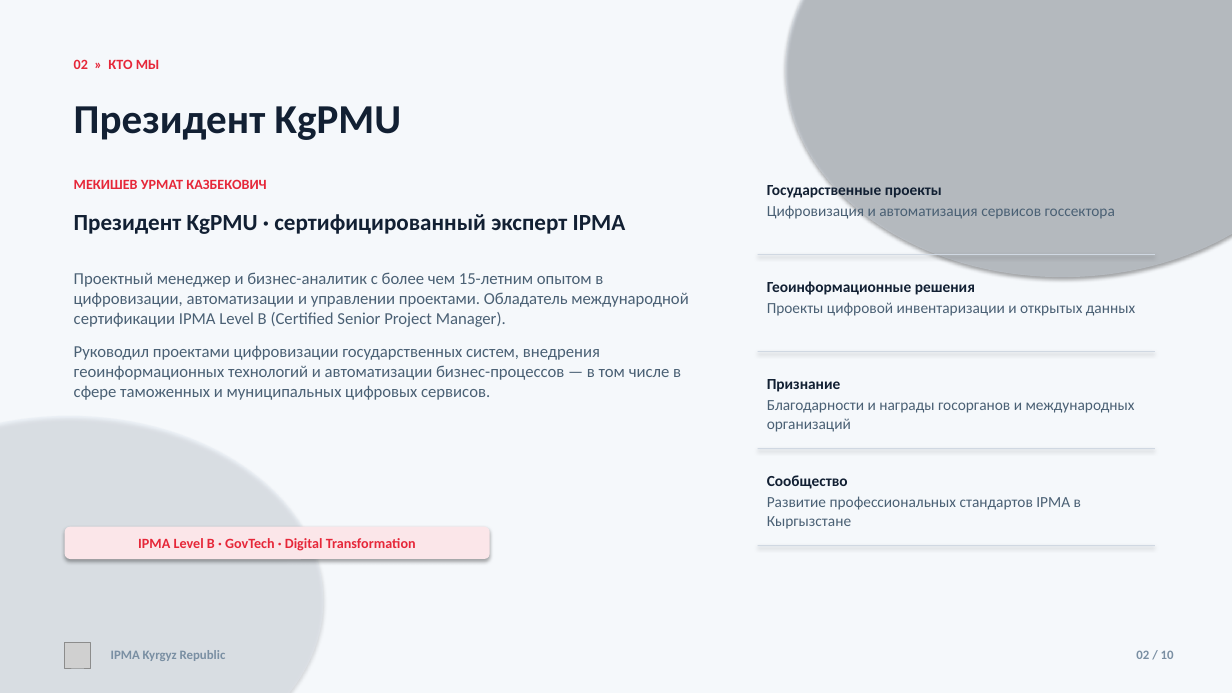
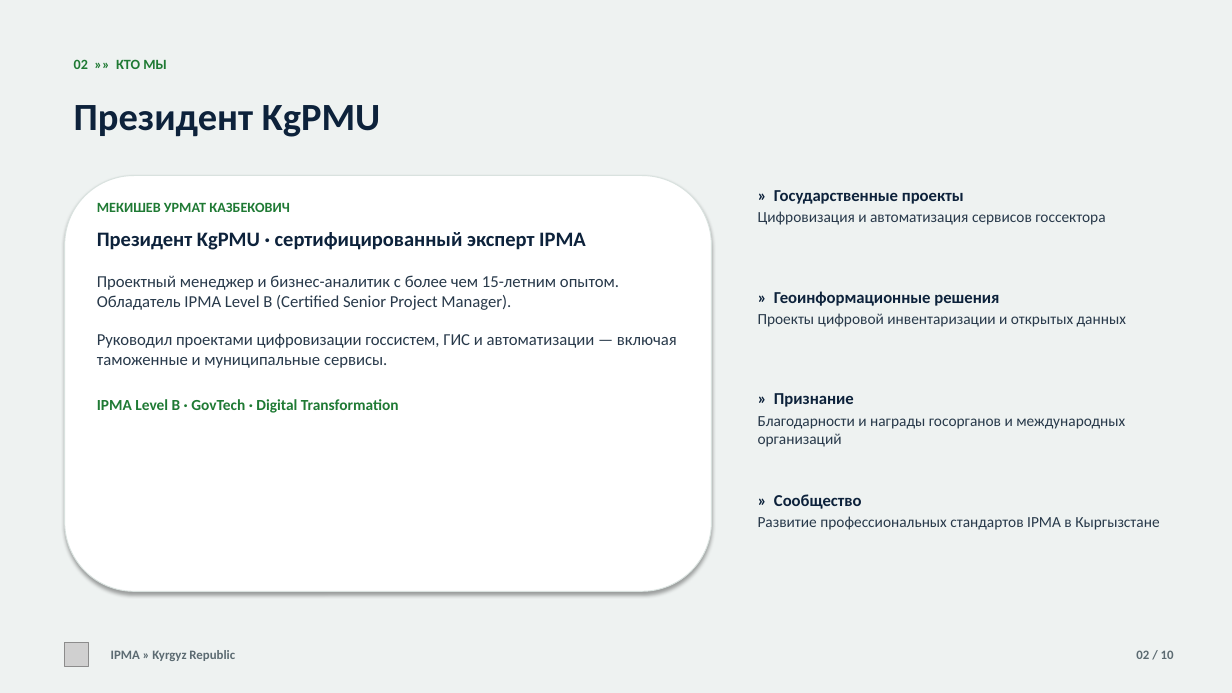
Before and after one commit to umekishev/umekishev, a slide deck: slide 2 of presentations/IPMA_Kyrgyzstan_CoD_Presentation.pptx. Drawn at 1232x693 pixels with LibreOffice and Linux fonts; fonts in the diff are those of the drawing; grey boxes stand for pictures. Boxes give left, top, right and bottom in pixels: in the first picture for what was removed or moved away, otherwise in the second. Text is boxed around its words. In the diff, an @@ line names an element or a change of style, - is before the commit and + after.

```diff
--- a/presentations/IPMA_Kyrgyzstan_CoD_Presentation.pptx
+++ b/presentations/IPMA_Kyrgyzstan_CoD_Presentation.pptx
@@ rectangle at [0,0,1232,693]: fill #F5F8FB to #EEF2F1 @@
@@ ellipse removed at [786,0,1232,277] @@
@@ text at [74,59,167,69]: text changed; text colour #E62739 to #1F7A34 @@
-02 » КТО МЫ
+02 »» КТО МЫ
@@ text "Президент KgPMU" at [74,105,380,137]: size 32 to 30 pt, text colour #122033 to #0D223B @@
@@ rounded rectangle added at [65,176,712,592], fill #FFFFFF, outline #D9E2DF 0.75 pt @@
@@ text removed at [74,179,266,189] @@
-МЕКИШЕВ УРМАТ КАЗБЕКОВИЧ
@@ text at [97,202,677,413]: text changed; text colour #4A6074 to #28394A @@
-Проектный менеджер и бизнес-аналитик с более чем 15-летним опытом в цифровизации, автоматизации и управлении проектами. Обладатель международной сертификации IPMA Level B (Certified Senior Project Manager).
-Руководил проектами цифровизации государственных систем, внедрения геоинформационных технологий и автоматизации бизнес-процессов — в том числе в сфере таможенных и муниципальных цифровых сервисов.
+МЕКИШЕВ УРМАТ КАЗБЕКОВИЧ
+Президент KgPMU · сертифицированный эксперт IPMA
+Проектный менеджер и бизнес-аналитик с более чем 15-летним опытом. Обладатель IPMA Level B (Certified Senior Project Manager).
+Руководил проектами цифровизации госсистем, ГИС и автоматизации — включая таможенные и муниципальные сервисы.
+IPMA Level B · GovTech · Digital Transformation
@@ text "» Государственные проекты": place and size @@
-text "» Государственные проекты" at [767,182,1115,219]
+text "» Государственные проекты" at [758,190,1105,225]
@@ text at [774,190,964,204]: text changed; size 12 to 13 pt; text colour #122033 to #0D223B @@
-Государственные проекты
+» Государственные проекты
@@ text removed at [74,214,626,234] @@
-Президент KgPMU · сертифицированный эксперт IPMA
@@ text at [758,211,1105,225]: text colour #4A6074 to #28394A in "Цифровизация и автоматизация сервисов госсектора" @@
@@ rectangle removed at [758,254,1155,255] @@
@@ text "» Геоинформационные решения": place and size @@
-text "» Геоинформационные решения" at [767,281,1135,316]
+text "» Геоинформационные решения" at [758,291,1126,327]
@@ text at [774,291,999,306]: text changed; size 12 to 13 pt; text colour #122033 to #0D223B @@
-Геоинформационные решения
+» Геоинформационные решения
@@ text at [758,313,1126,327]: text colour #4A6074 to #28394A in "Проекты цифровой инвентаризации и открытых данных" @@
@@ rectangle removed at [758,351,1155,352] @@
@@ text "» Признание": place and size @@
-text "» Признание" at [767,379,1135,432]
+text "» Признание" at [758,393,1125,447]
@@ ellipse removed at [0,416,323,693] @@
@@ text at [758,416,1125,447]: text colour #4A6074 to #28394A in "Благодарности и награды госорганов и международных организац ..." @@
@@ text at [774,393,854,407]: text changed; size 12 to 13 pt; text colour #122033 to #0D223B @@
-Признание
+» Признание
@@ rectangle removed at [758,448,1155,449] @@
@@ text "» Сообщество": place and size @@
-text "» Сообщество" at [767,475,1081,529]
+text "» Сообщество" at [758,494,1159,530]
@@ text at [774,494,862,509]: text changed; size 12 to 13 pt; text colour #122033 to #0D223B @@
-Сообщество
+» Сообщество
@@ rounded rectangle removed at [65,527,490,559] @@
-IPMA Level B · GovTech · Digital Transformation
@@ text at [758,516,1159,530]: text colour #4A6074 to #28394A in "Развитие профессиональных стандартов IPMA в Кыргызстане" @@
@@ rectangle removed at [758,545,1155,546] @@
@@ text at [111,650,235,661]: text changed; text colour #7A8FA3 to #5C6B72 @@
-IPMA Kyrgyz Republic
+IPMA » Kyrgyz Republic
@@ text "02 / 10" at [1136,650,1174,659]: text colour #7A8FA3 to #5C6B72 @@
```
Also in this commit, not shown: 9 other slides changed, 12 other files.
